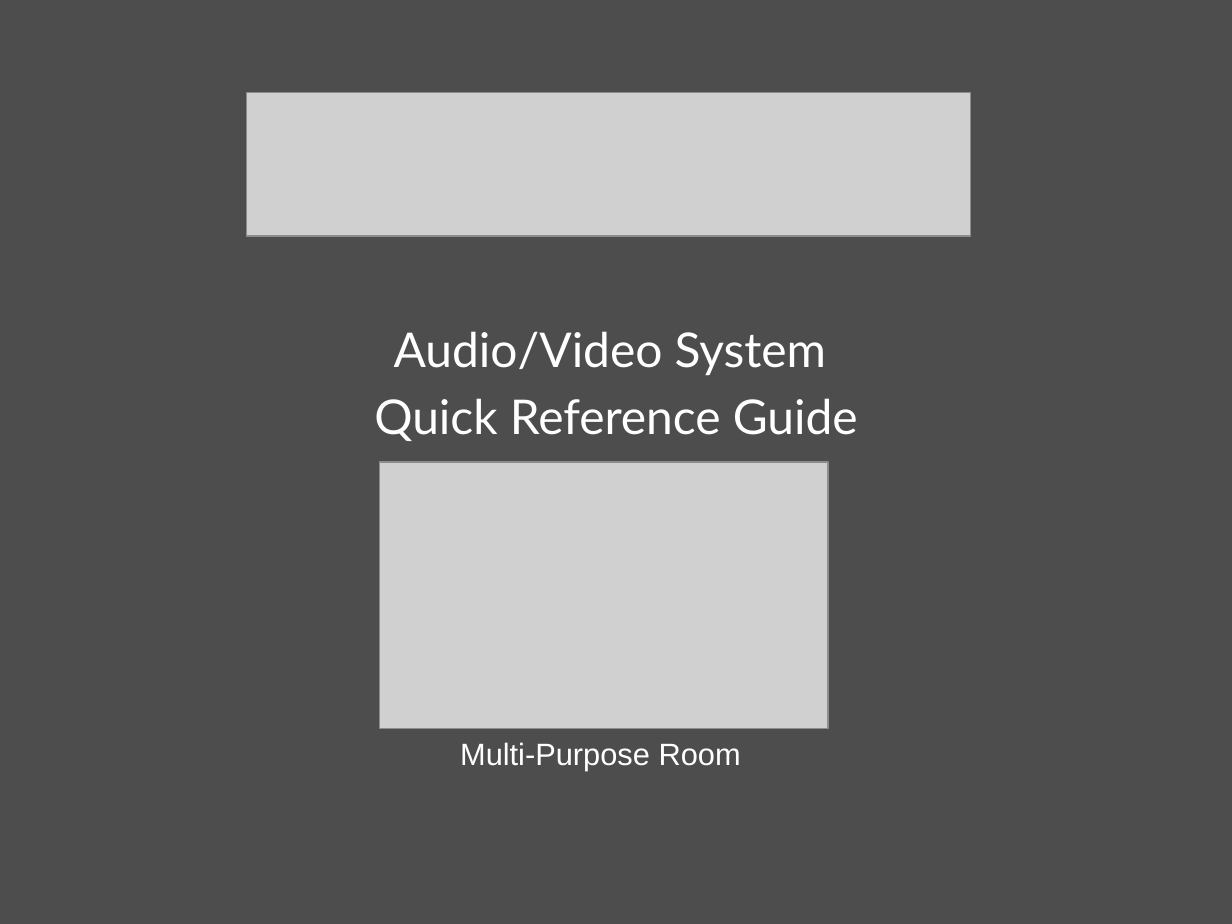
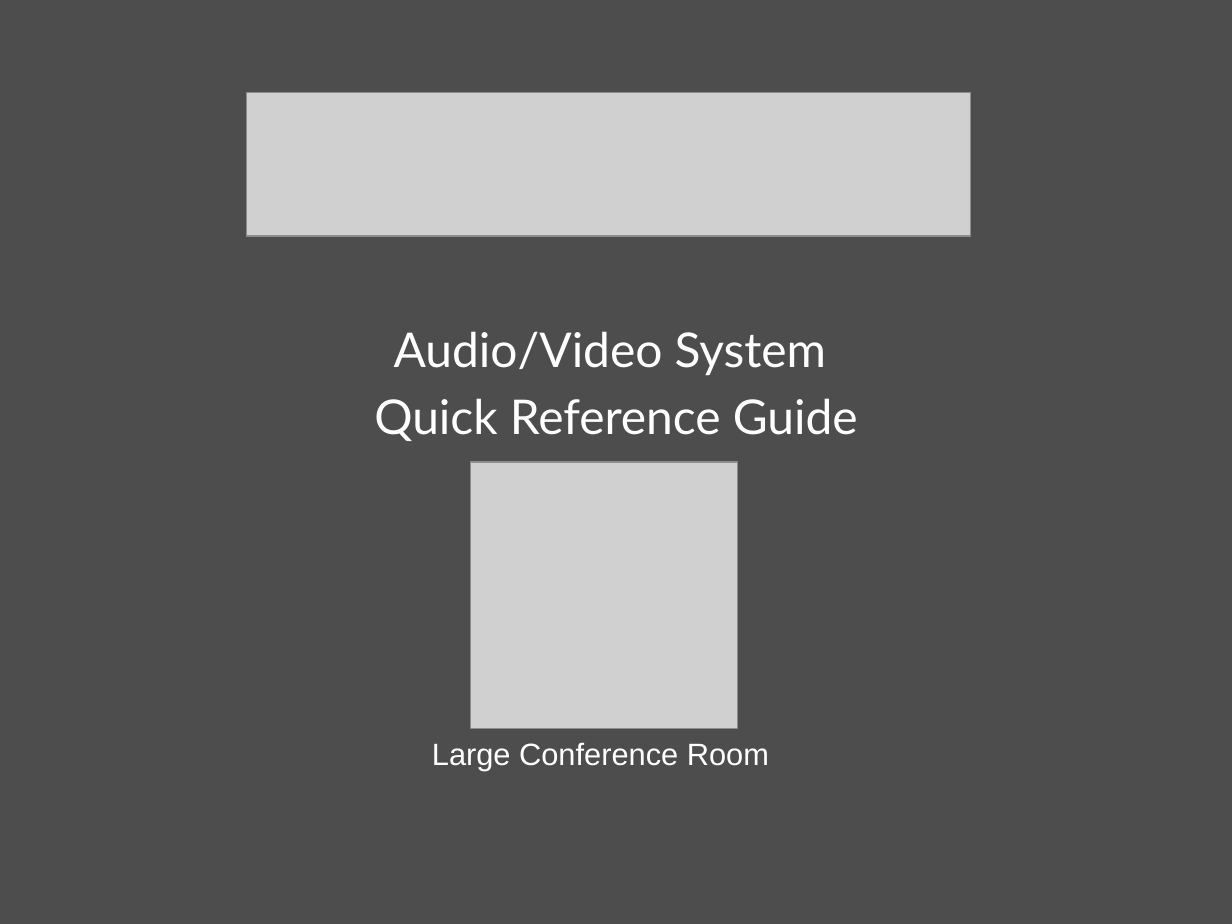
Before and after one commit to CurtisChurch/Pentair, a slide deck: slide 1 of User Manuals/Quick Reference Guide Pentair - Large Conference Room.pptx. Drawn at 1232x924 pixels with LibreOffice and Linux fonts; fonts in the diff are those of the drawing; grey boxes stand for pictures; background and template pictures are left out. Boxes give left, top, right and bottom in pixels: in the first picture for what was removed or moved away, otherwise in the second. Text is boxed around its words. In the diff, an @@ line names an element or a change of style, - is before the commit and + after.

```diff
--- a/User Manuals/Quick Reference Guide Pentair - Large Conference Room.pptx
+++ b/User Manuals/Quick Reference Guide Pentair - Large Conference Room.pptx
@@ picture: place and size @@
-picture at <box>379,462,828,728</box>
+picture at <box>471,462,737,728</box>
@@ text at <box>432,742,769,771</box>: text changed @@
-Multi-Purpose Room
+Large Conference Room
```
Also in this commit, not shown: 4 other slides changed, 6 slides added, 2 slides removed, 1 other file.
